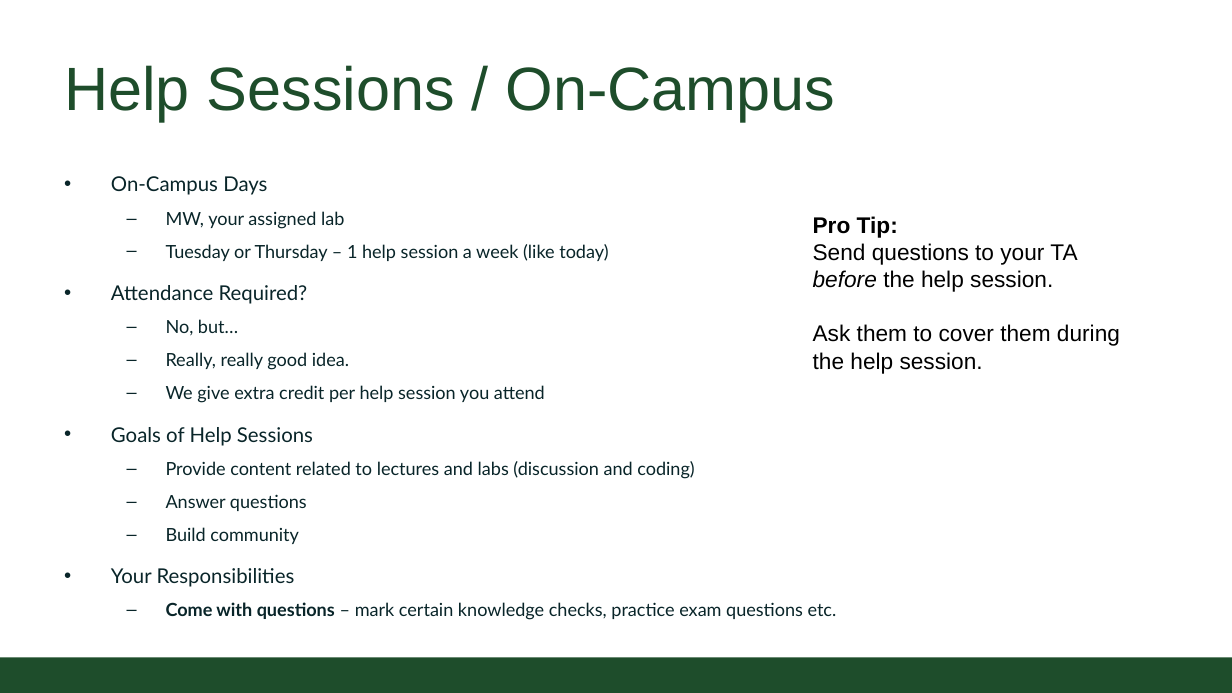
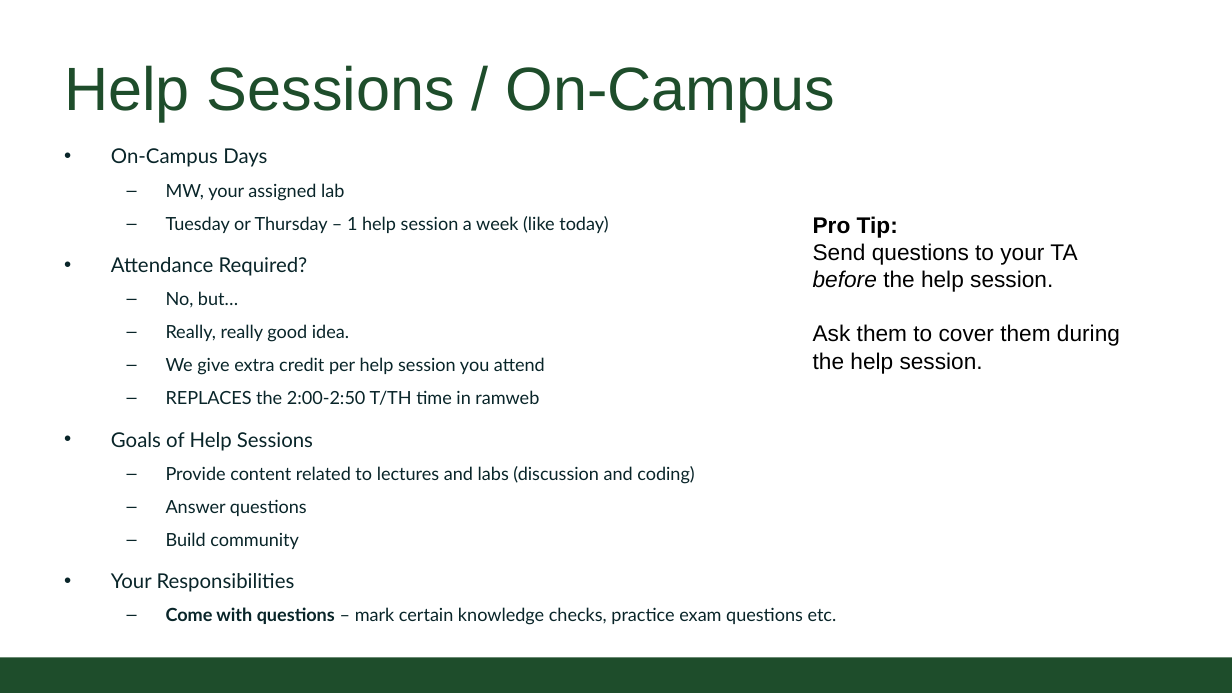
Before and after one commit to CSU-CS150/handouts, a slide deck: slide 9 of helpsessions/week1/format.pptx. Drawn at 1232x693 pixels with LibreOffice and Linux fonts; fonts in the diff are those of the drawing; background and template pictures are left out. Boxes give left, top, right and bottom in pixels: in the first picture for what was removed or moved away, otherwise in the second. Text is boxed around its words. In the diff, an @@ line names an element or a change of style, - is before the commit and + after.

Commit message:
week2 in progress

```diff
--- a/helpsessions/week1/format.pptx
+++ b/helpsessions/week1/format.pptx
@@ text "On-Campus Days": place and size @@
-text "On-Campus Days" at (111,176,837,620)
+text "On-Campus Days" at (111,148,837,625)
@@ text at (166,390,539,405): paragraph added @@
+  – REPLACES the 2:00-2:50 T/TH time in ramweb
```
Also in this commit, not shown: 2 other files.
